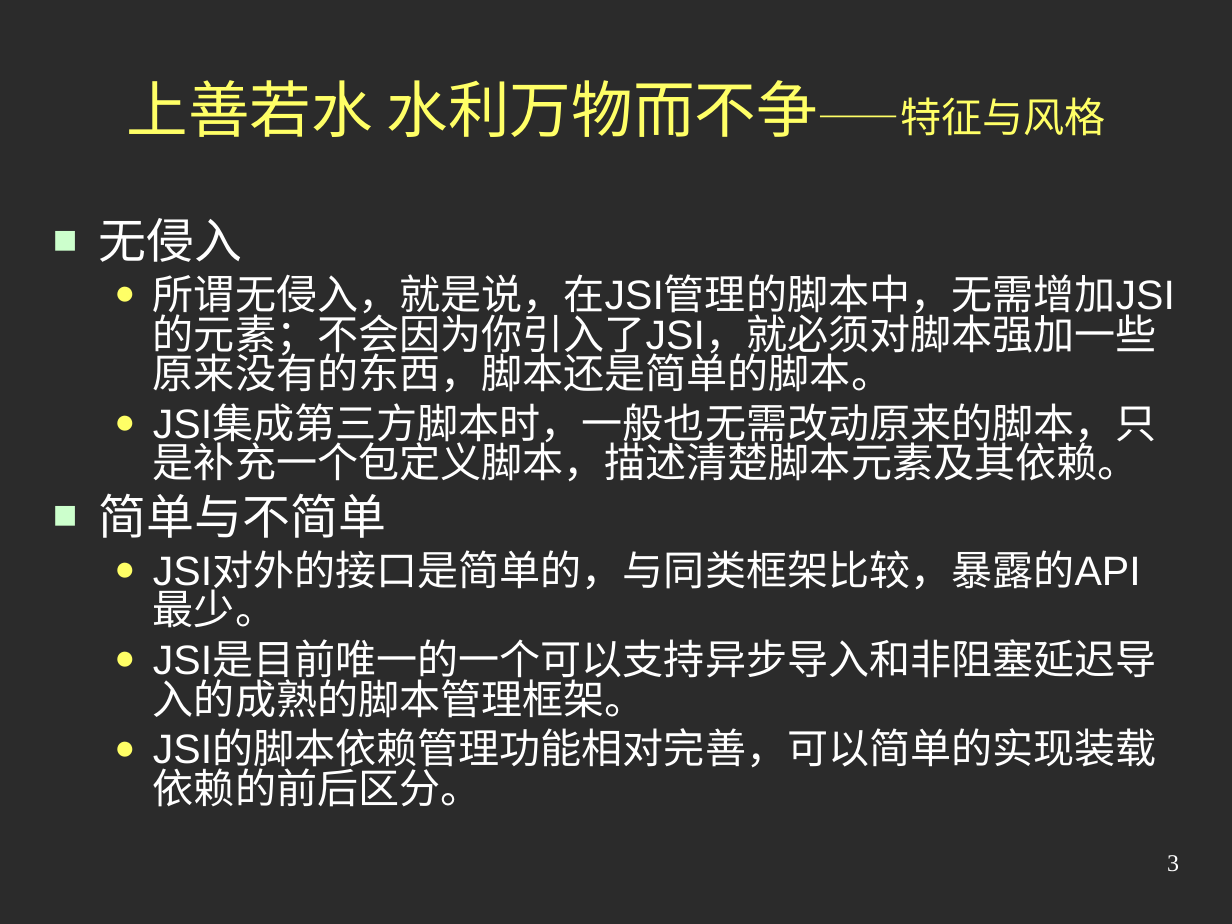
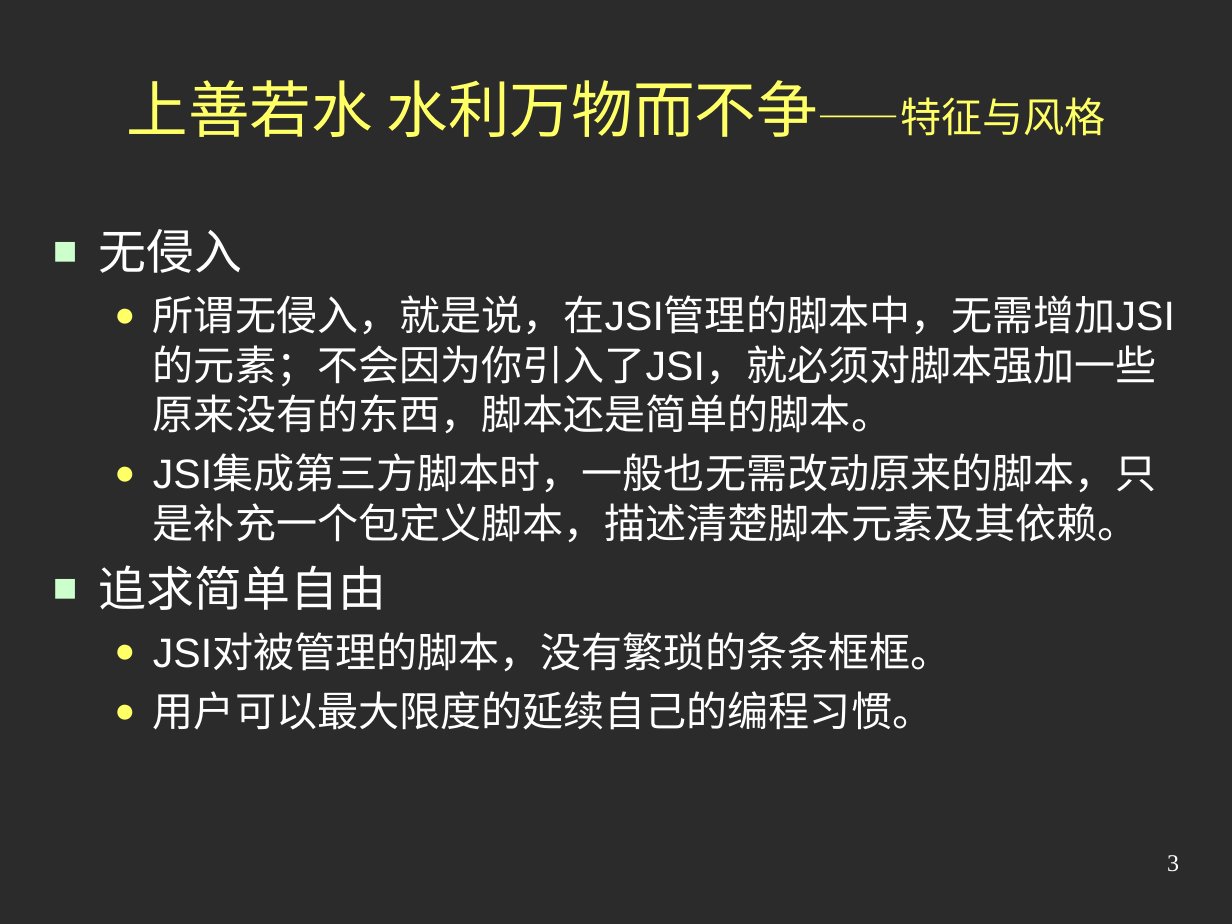
Before and after one commit to jindw/jsi, a slide deck: slide 3 of trunk/JSI2/web/doc/Preview2.ppt. Drawn at 1232x924 pixels with LibreOffice and Linux fonts; fonts in the diff are those of the drawing; background and template pictures are left out; a plain dark background stands for a picture behind light text. Boxes give left, top, right and bottom in pixels: in the first picture for what was removed or moved away, otherwise in the second. Text is boxed around its words. In the diff, an @@ line names an element or a change of style, - is before the commit and + after.

```diff
--- a/trunk/JSI2/web/doc/Preview2.ppt
+++ b/trunk/JSI2/web/doc/Preview2.ppt
@@ text at (x1=99, y1=229, x2=1175, y2=542): line spacing 0.8 to 1 @@
@@ text at (x1=99, y1=565, x2=952, y2=730): text changed @@
-■ 简单与不简单
-  ● JSI对外的接口是简单的，与同类框架比较，暴露的API最少。
-  ● JSI是目前唯一的一个可以支持异步导入和非阻塞延迟导入的成熟的脚本管理框架。
-  ● JSI的脚本依赖管理功能相对完善，可以简单的实现装载依赖的前后区分。
+■ 追求简单自由
+  ● JSI对被管理的脚本，没有繁琐的条条框框。
+  ● 用户可以最大限度的延续自己的编程习惯。
```
Also in this commit, not shown: 4 other slides changed.
